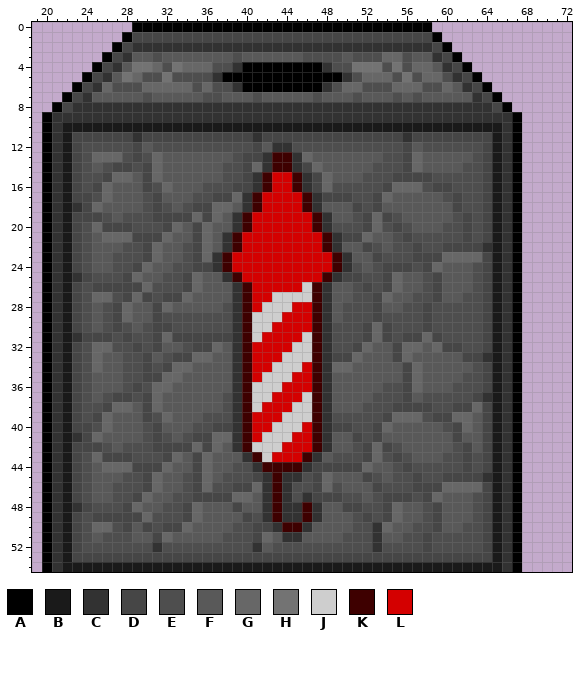
Edited in one commit: sprite sheet (Assets/GameContent/Assets/mvz2/sprites/mobile_blueprint/firework_dispenser.png). This is how it looked before the edit.
The file is 120x55 pixels. Colours within 5 levels of each other are drawn and written as one. Shown: x 19..72, y 0..54.
Palette (. is transparent): A #000000  B #1a1a1a  C #323232  D #464646  E #4e4e4e  F #595959  G #676767  H #737373  J #cecece  K #3e0000  L #d40000
Pixels before (only the part around the change), first column x 19:
 0 ..........AAAAAAAAAAAAAAAAAAAAAAAAAAAAAA.............
 1 .........ADDDDDDDDDDDDDDDDDDDDDDDDDDDDDDA............
 2 ........ADCCCCCCCCCCCCCCCCCCCCCCCCCCCCCCDA...........
 3 .......ADCFFEFFFFFFFEFFFFFFEEEEFEEEGGEFFCDA..........
 4 ......ADCFHHGEHGGGEECAAAAAAAACEEHHHEHEGGFCDA.........
 5 .....ADCFHGEEHEEEECAAAAAAAAAAAACEGGGEHEGGECDA........
 6 ....ADCGEEEGGGGGEGEECAAAAAAAACEGGEEEGGGEEGFCDA.......
 7 ...ADCFFFFFEFFFFFEEFFFEFFFFFEFFFEFFFEFEFFFFFCDA......
 8 ..ADCCCCCCCCCCCCCCCCCCCCCCCCCCCCCCCCCCCCCCCCCCDA.....
 9 .ACCCCCCCCCCCCCCCCCCCCCCCCCCCCCCCCCCCCCCCCCCCCCCA....
10 .ACBBBBBBBBBBBBBBBBBBBBBBBBBBBBBBBBBBBBBBBBBBBBCA....
11 .ACBDDDDDDCDDDDDDDDDDDCDDDDDDDDDDDDDDCDDDDDDDDBCA....
12 .ACBDEEEEEDFEEEEEEEEEEDFCCEEEEEEEEEEEDFEEEEEEDBCA....
13 .ACBDEGGGEDEGFFFFFFFEDDCKKCGFFFFFFFEEDGFFFFFEDBCA....
14 .ACBDEFEDDEDGFFFFFFEEDGCKKCDGFFFFFEEEDGFFFFEEDBCA....
15 .ACBDEEDGGFDGFFFFFFEEDCKLLKCDGFFFEEEDDDDEEEEEDBCA....
16 .ACBDEDGFFFDEGFFFEEEDDCKLLKCDGEEEEEDGGGEDDEEEDBCA....
17 .ACBDDEGFFFEDFFFEEDDGCKLLLLKCDDDEEDGFFFFFEDEEDBCA....
18 .ACBCDGFFFFEDEFEDDGGFCKLLLLKCFFFDEDFFFFFFFDEEDBCA....
19 .ACBDDDEFEEEDDDDGDGFCKLLLLLLKCFFEDGDEFFFFFEDEDBCA....
20 .ACBDEGDDDEEEDGFDGFFCKLLLLLLKCEEEDGEDEFFFEEDEDBCA....
21 .ACBDEFGGGDDDGFFDGFCKLLLLLLLLKCDDGFFEDEEEEEDEDBCA....
22 .ACBDEFFFEEDGFFEDGFCKLLLLLLLLKCFFDEFEEDEEDDDDCBCA....
23 .ACBDEFFEEEDGFFEDGCKLLLLLLLLLLKCFFDEEEDDDGGGGDBCA....
24 .ACBDEFFEEDGFFEEDDCKLLLLLLLLLLKCEFEDDDEDGFFFEDBCA....
25 .ACBCDEEEDGFFEEDGFFCKLLLLLLLLKCDDEEDGFFEDFFFEDBCA....
26 .ACBDEDDDDDGEEEDGFFFCKLLLLLJKCFFEDEDGFFEDFFFEDBCA....
27 .ACBDEGGEDGDEDDGFFFFCKLLJJJJKCFFEEDGFFEEDFFEEDBCA....
28 .ACBDEFEDGFFDGFFFFFECKLJJJLLKCFEEEDFFEEDEEEEEDBCA....
29 .ACBDEFEDGFFDEEEEEEECKJJJLLLKCFEEEDEEEEDEEEEEDBCA....
30 .ACBDEFEDEFEDDEEEEEECKJJLLLLKCEEEDGDEEEDEEEEEDBCA....
31 .ACBCDDDEDEEDGDDDDDDCKJLLLLJKCEEEDGDEDDGDEEEEDBCA....
32 .ACBDEGGEEDEDFFEDDGFCKLLLLJJKCEEDGFFDGGFGDDEEDBCA....
33 .ACBDEGFFEEDFEDDGGFFCKLLLJJJKCDDGFFFDGFFFFFDDCBCA....
34 .ACBDEGFFEEDEDGGFFFFCKLLJJJLKCGGFFFFFDGFFFFFEDBCA....
35 .ACBDEFFFEEDDGGFFFFFCKLJJJLLKCFFFFFFFDGFFFFEEDBCA....
36 .ACBDEFFFEDEGGFFFFFFCKJJJLLLKCFFFFFEEDGFFFEEEDBCA....
37 .ACBDEFEDDEDGFFFFFFECKJJLLLJKCFFFFEEEDFEEEEEDCBCA....
38 .ACBDEEDGGFDGFFFFFFECKJLLLJJKCFFFEEEDDDDEEDDGDBCA....
39 .ACBDEDGFFFDEGFFFEEECKLLLJJJKCEEEEEDGGGEDDGGFDBCA....
40 .ACBDDEGFFFEDFFFEEDDCKLLJJJLKCDDEEDGFFFFFEDGFDBCA....
41 .ACBCDGFFFFEDEFEDDGGCKLJJJLLKCFFDEDFFFFFFFDFFDBCA....
42 .ACBDDDEFEEEDDDDGDGFCKJJJLLLKCFFEDGDEFFFFFEDFDBCA....
43 .ACBDEGDDDEEEDGFDGFFFCKJLLLKCFEEEDGEDEFFFEEDEDBCA....
44 .ACBDEFGGGDDDGFFDGFFEECKKKKCDDDDDGFFEDEEEEEDEDBCA....
45 .ACBDEFFFEEDGFFEDGFEEEDCKCCEDGFFFDEFEEDEEDDDDCBCA....
46 .ACBDEFFEEEDGFFEDGEEDDGCKCEEDGEFFFDEEEDDDGGGGDBCA....
47 .ACBDEFFEEDGFFEEDDDDGGFCKCECDDDEEFEDDDEDGFFFEDBCA....
48 .ACBCDEEEDGFFEEDGFFFDFFCKCCKCFFDDEEDGFFEDFFFEDBCA....
49 .ACBDEDDDDDGEEEDGFFFFDECKCCKCFFFEDEDGFFEDFFFEDBCA....
50 .ACBDEGGEDFDEDDGFFFFEEDDCKKCFFFFEECGFFEEDFFEEDBCA....
51 .ACBDEFEEEFFDGFFFFFEEEDGFCCFFFFEEECFFEEDEEEEEDBCA....
52 .ACBDEEEEEEECEEEEEEEEECFEEEEEEEEEECEEEEDEEEEEDBCA....
53 .ACBDDDDDDDDDDDDDDDDDDDDDDDDDDDDDDDDDDDDDDDDDDBCA....
54 .ACBBBBBBBBBBBBBBBBBBBBBBBBBBBBBBBBBBBBBBBBBBBBCA....
Once edited:
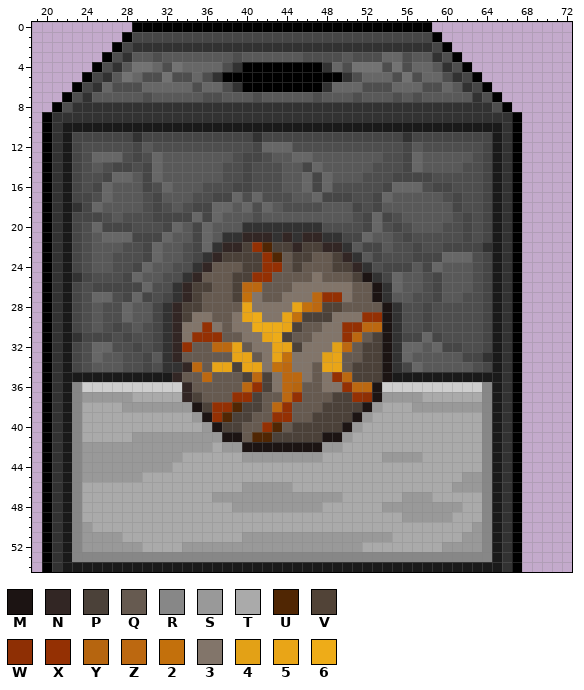
Colours new in this view: M #1c1413  N #322624  P #4b4139  Q #665a50  R #878787  S #999999  T #aaaaaa  U #502603  V #514337  W #8e2f04  X #943003  Y #b6650f  Z #bc6810  2 #c3700c  3 #82756a  4 #e3a116  5 #e9a517  6 #eeac18
From old to new:
Changed rows in their new state; - is an unchanged pixel.
first column x 22:
 3 -----E--------------------------------E-----
 4 ----E----------G-----------G-----------E----
 5 -------------G------------------------------
 6 ---------------G-----------G----------------
 7 -E----------------------------------------E-
 8 E------------------------------------------E
first column x 23:
12 -------------------GGG--------------------
13 -------------------EFFG-------------------
14 ------------------EEEFF-------------------
15 ------------------EEEFFG------------------
16 ------------------EEEFFG------------------
17 -----------------EGEEEFFG-----------------
18 -----------------GEGFEEEE-----------------
19 ----------------FFEFFFFFFF----------------
20 ----------------FCCCCCCCCE----------------
21 ----------------CNNNCNCNNC----------------
22 --------------CNNPXUPPNPPNNC--D-----------
23 -------------CNPPPPXUQPPQQPNC-----------E-
24 ------------CNQQQPPXXQPQQQPPNC----F-------
25 -----------CNQQQPPXXQQQQ3QQQPMC-----------
26 ----------CNPPQQPZZQQQ333333QQMC----------
27 ----------CNPQQQP23QQ333ZXX3QQMC----------
28 ----E----CNPPQQQQ5333352ZVVQQQQMC---------
29 ----E----CNP33QQ3563352PPP333XXMC---------
30 ---------CN33X3Q336665PQQ33XXZZMC---------
31 ---------CN3XXXQQ3356PQQ333XZQPMC---------
32 ---------CNXQQZZ5Q3355P3334ZQPPMC---------
33 ---------CNQQQQQ55Q35233345QQPPMC---------
34 --F------CCNZQ55P5532Z33Q55QPPPMC---------
35 BBBBBBBBBBNQQZQQQPZP3ZZ3Q3XZPPPMBBBBBBBBBB
36 RJJJJJJJJJJNQQQQQZXP3ZYQQ33XZZMJJJJJJJJJJR
37 RSSSSSTTTTTNPQQQXXPQQZXQQQPPXWMSSSSTTTTTTR
38 RTTTTSSSSSSSMPXXUPPQZXQQQPPPPMSTTTSSSSSSSR
39 RTTTTTTTTTTTSMXUPPQQXXQQPPPPMSTTTTTTTTTTTR
40 RTTTTTTTTTTTTSMPPQQXUQPPPPPMSTTTTTTTTTTTTR
41 RTTTTTSSSSSSSSSMMQUUPPPPPMMSTTTTTTTTTTTTTR
42 RSSSSSSSSSSSSSTSSMMMMMMMMSSTTTTTTTTTTTTTTR
43 RSSSSSSSSSSTTTTTTSSSSSSSSTTTTTTSSSSTTTTTTR
44 RSSSSSSSSSTTTTTTTTTTTTTTTTTTTTTTTTTTTTTTTR
45 RSSSSSSTTTTTTTTTTTTTTTTTTTTTTTTTTTTTTTTSSR
46 RTTTTTTTTTTTTTTTTSSSSSTTTTTTTTTTTTTTTTSSSR
47 RTTTTTTTTTTTTTSSSSSSSSSSSSSTTTTTTSSSTTTTTR
48 RTTTTTTTTTTTTTTTSSSSSSSSSTTTTTTSSSSSSSSTTR
49 RTTTTTTTTTTTTTTTTTTTTTTTTTTTTTTTTSSSSSTTTR
50 RSTTTTTTTTTTTTTTTTTTTTTTTTTTTTTTTTTTTTTTSR
51 RSSSSTTTTTTTTTTTTSSSSSSSSSSSSSSSTTTTTTTSSR
52 RSSSSSSTTTTSSSSSSSSSSSSSSSSSSTTTTTTTTSSSSR
53 RRRRRRRRRRRRRRRRRRRRRRRRRRRRRRRRRRRRRRRRRR
